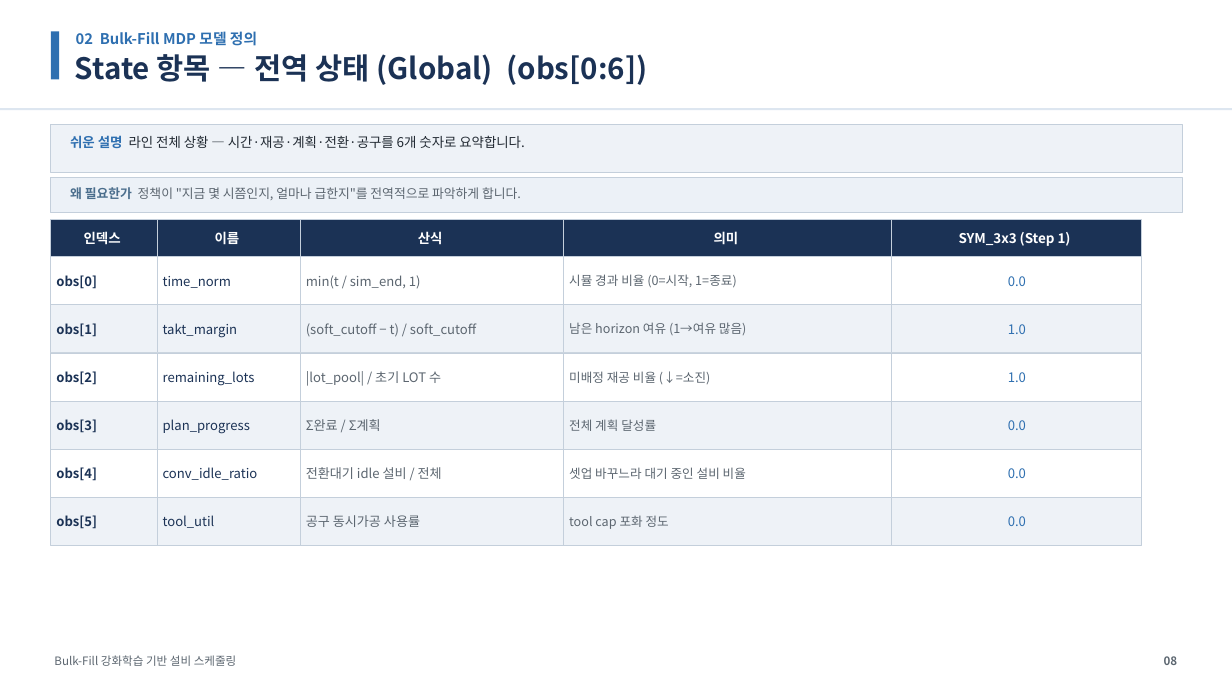
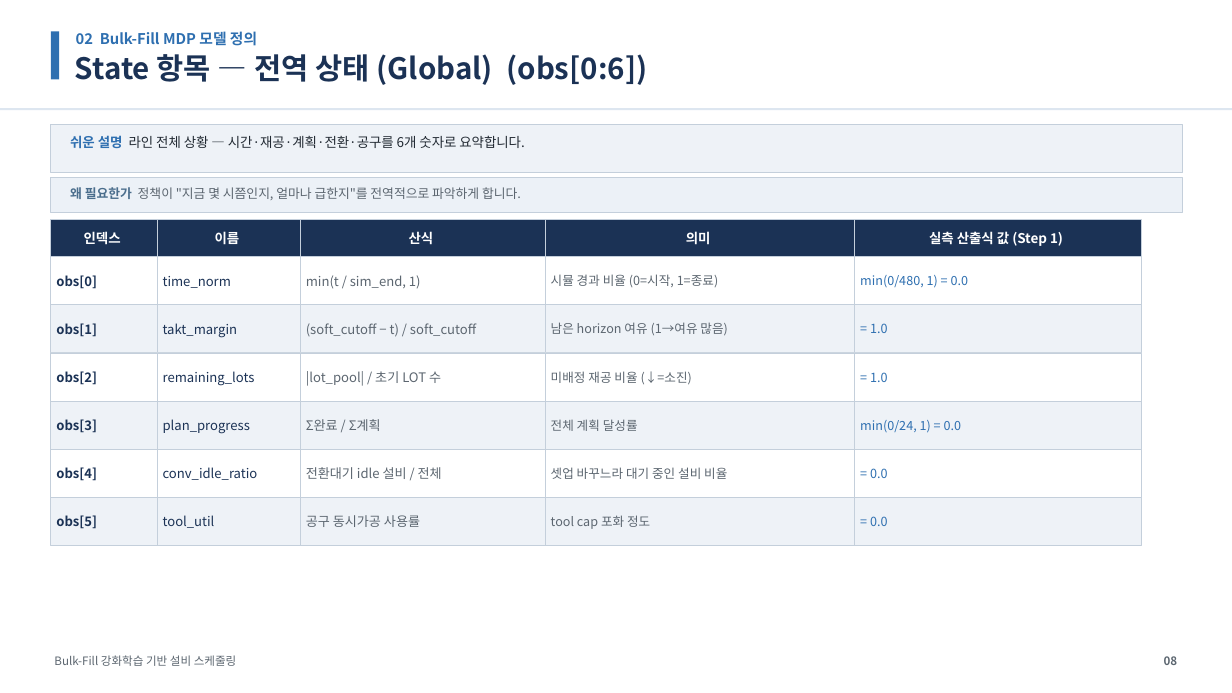
Before and after one commit to relighting123/pjt_scheduling, a slide deck: slide 8 of docs/BulkFill_스케줄링_발표자료.pptx. Drawn at 1232x693 pixels with LibreOffice and Linux fonts; fonts in the diff are those of the drawing. Boxes give left, top, right and bottom in pixels: in the first picture for what was removed or moved away, otherwise in the second. Text is boxed around its words. In the diff, an @@ line names an element or a change of style, - is before the commit and + after.

```diff
--- a/docs/BulkFill_스케줄링_발표자료.pptx
+++ b/docs/BulkFill_스케줄링_발표자료.pptx
@@ rectangle "산식": place and size @@
-rectangle "산식" at <box>300,220,564,257</box>
+rectangle "산식" at <box>300,220,545,257</box>
@@ rectangle "의미": place and size @@
-rectangle "의미" at <box>564,220,892,257</box>
+rectangle "의미" at <box>545,220,855,257</box>
@@ rectangle "실측 산출식 값 (Step 1)": place and size @@
-rectangle "실측 산출식 값 (Step 1)" at <box>892,220,1141,257</box>
+rectangle "실측 산출식 값 (Step 1)" at <box>855,220,1141,257</box>
@@ text in rectangle at <box>929,231,1063,246</box>: text changed @@
-SYM_3x3 (Step 1)
+실측 산출식 값 (Step 1)
@@ rectangle "min(t / sim_end, 1)": place and size @@
-rectangle "min(t / sim_end, 1)" at <box>300,257,564,305</box>
+rectangle "min(t / sim_end, 1)" at <box>300,257,545,305</box>
@@ rectangle "시뮬 경과 비율 (0=시작, 1=종료)": place and size @@
-rectangle "시뮬 경과 비율 (0=시작, 1=종료)" at <box>564,257,892,305</box>
+rectangle "시뮬 경과 비율 (0=시작, 1=종료)" at <box>545,257,855,305</box>
@@ rectangle "min(0/480, 1) = 0.0": place and size @@
-rectangle "min(0/480, 1) = 0.0" at <box>892,257,1141,305</box>
+rectangle "min(0/480, 1) = 0.0" at <box>855,257,1141,305</box>
@@ text in rectangle at <box>860,275,968,288</box>: text changed; size 10.2 to 9.8 pt @@
-0.0
+min(0/480, 1) = 0.0
@@ rectangle "(soft_cutoff − t) / soft_cutoff": place and size @@
-rectangle "(soft_cutoff − t) / soft_cutoff" at <box>300,305,564,353</box>
+rectangle "(soft_cutoff − t) / soft_cutoff" at <box>300,305,545,353</box>
@@ rectangle "남은 horizon 여유 (1→여유 많음)": place and size @@
-rectangle "남은 horizon 여유 (1→여유 많음)" at <box>564,305,892,353</box>
+rectangle "남은 horizon 여유 (1→여유 많음)" at <box>545,305,855,353</box>
@@ rectangle "= 1.0": place and size @@
-rectangle "= 1.0" at <box>892,305,1141,353</box>
+rectangle "= 1.0" at <box>855,305,1141,353</box>
@@ text in rectangle at <box>870,323,887,333</box>: text changed; size 10.2 to 9.8 pt @@
-1.0
+= 1.0
@@ rectangle "|lot_pool| / 초기 LOT 수": place and size @@
-rectangle "|lot_pool| / 초기 LOT 수" at <box>300,353,564,401</box>
+rectangle "|lot_pool| / 초기 LOT 수" at <box>300,353,545,401</box>
@@ rectangle "미배정 재공 비율 (↓=소진)": place and size @@
-rectangle "미배정 재공 비율 (↓=소진)" at <box>564,353,892,401</box>
+rectangle "미배정 재공 비율 (↓=소진)" at <box>545,353,855,401</box>
@@ rectangle "= 1.0": place and size @@
-rectangle "= 1.0" at <box>892,353,1141,401</box>
+rectangle "= 1.0" at <box>855,353,1141,401</box>
@@ text in rectangle at <box>870,372,887,382</box>: text changed; size 10.2 to 9.8 pt @@
-1.0
+= 1.0
@@ rectangle "Σ완료 / Σ계획": place and size @@
-rectangle "Σ완료 / Σ계획" at <box>300,401,564,449</box>
+rectangle "Σ완료 / Σ계획" at <box>300,401,545,449</box>
@@ rectangle "전체 계획 달성률": place and size @@
-rectangle "전체 계획 달성률" at <box>564,401,892,449</box>
+rectangle "전체 계획 달성률" at <box>545,401,855,449</box>
@@ rectangle "min(0/24, 1) = 0.0": place and size @@
-rectangle "min(0/24, 1) = 0.0" at <box>892,401,1141,449</box>
+rectangle "min(0/24, 1) = 0.0" at <box>855,401,1141,449</box>
@@ rectangle "전환대기 idle 설비 / 전체": place and size @@
-rectangle "전환대기 idle 설비 / 전체" at <box>300,449,564,497</box>
+rectangle "전환대기 idle 설비 / 전체" at <box>300,449,545,497</box>
@@ rectangle "셋업 바꾸느라 대기 중인 설비 ...": place and size @@
-rectangle "셋업 바꾸느라 대기 중인 설비 ..." at <box>564,449,892,497</box>
+rectangle "셋업 바꾸느라 대기 중인 설비 ..." at <box>545,449,855,497</box>
@@ rectangle "= 0.0": place and size @@
-rectangle "= 0.0" at <box>892,449,1141,497</box>
+rectangle "= 0.0" at <box>855,449,1141,497</box>
@@ text in rectangle at <box>860,420,961,433</box>: text changed; size 10.2 to 9.8 pt @@
-0.0
+min(0/24, 1) = 0.0
@@ text in rectangle at <box>870,468,887,478</box>: text changed; size 10.2 to 9.8 pt @@
-0.0
+= 0.0
@@ rectangle "공구 동시가공 사용률": place and size @@
-rectangle "공구 동시가공 사용률" at <box>300,497,564,545</box>
+rectangle "공구 동시가공 사용률" at <box>300,497,545,545</box>
@@ rectangle "tool cap 포화 정도": place and size @@
-rectangle "tool cap 포화 정도" at <box>564,497,892,545</box>
+rectangle "tool cap 포화 정도" at <box>545,497,855,545</box>
@@ rectangle "= 0.0": place and size @@
-rectangle "= 0.0" at <box>892,497,1141,545</box>
+rectangle "= 0.0" at <box>855,497,1141,545</box>
@@ text in rectangle at <box>870,516,887,526</box>: text changed; size 10.2 to 9.8 pt @@
-0.0
+= 0.0
```
Also in this commit, not shown: 4 other slides changed, 2 other files.
